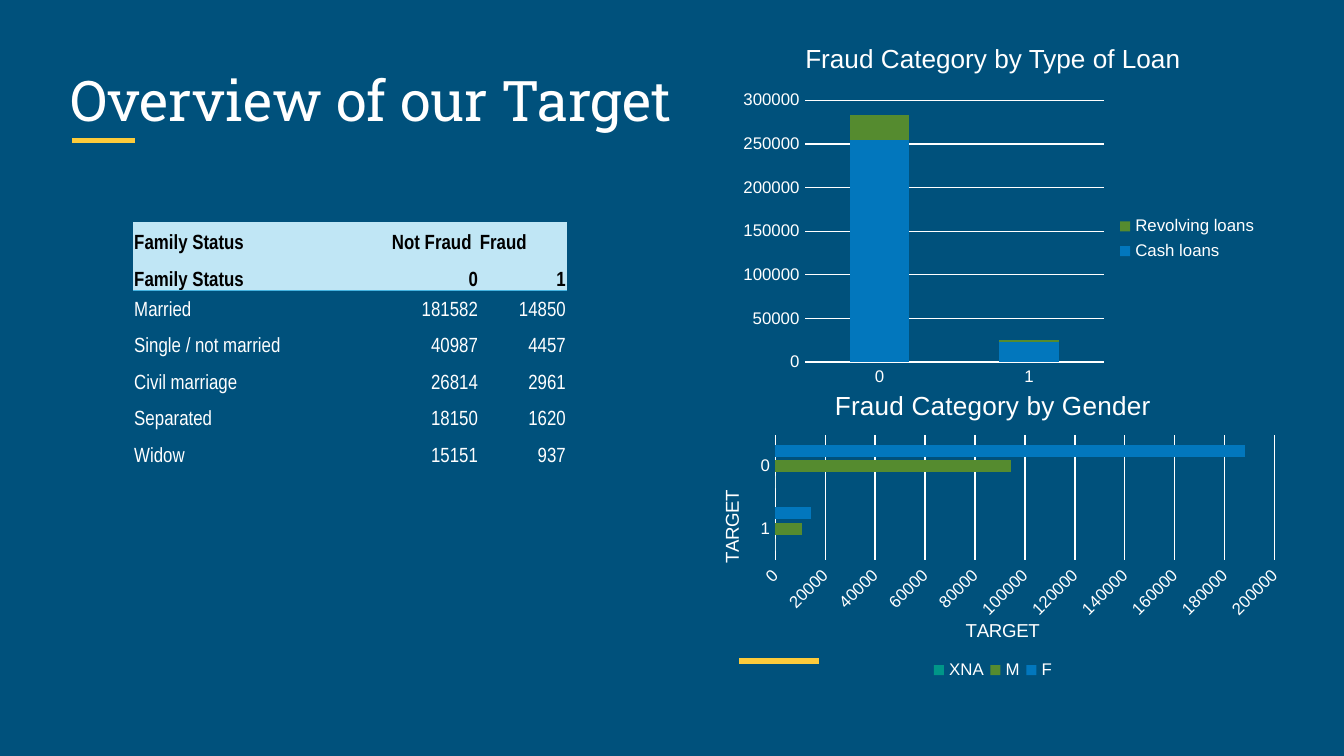
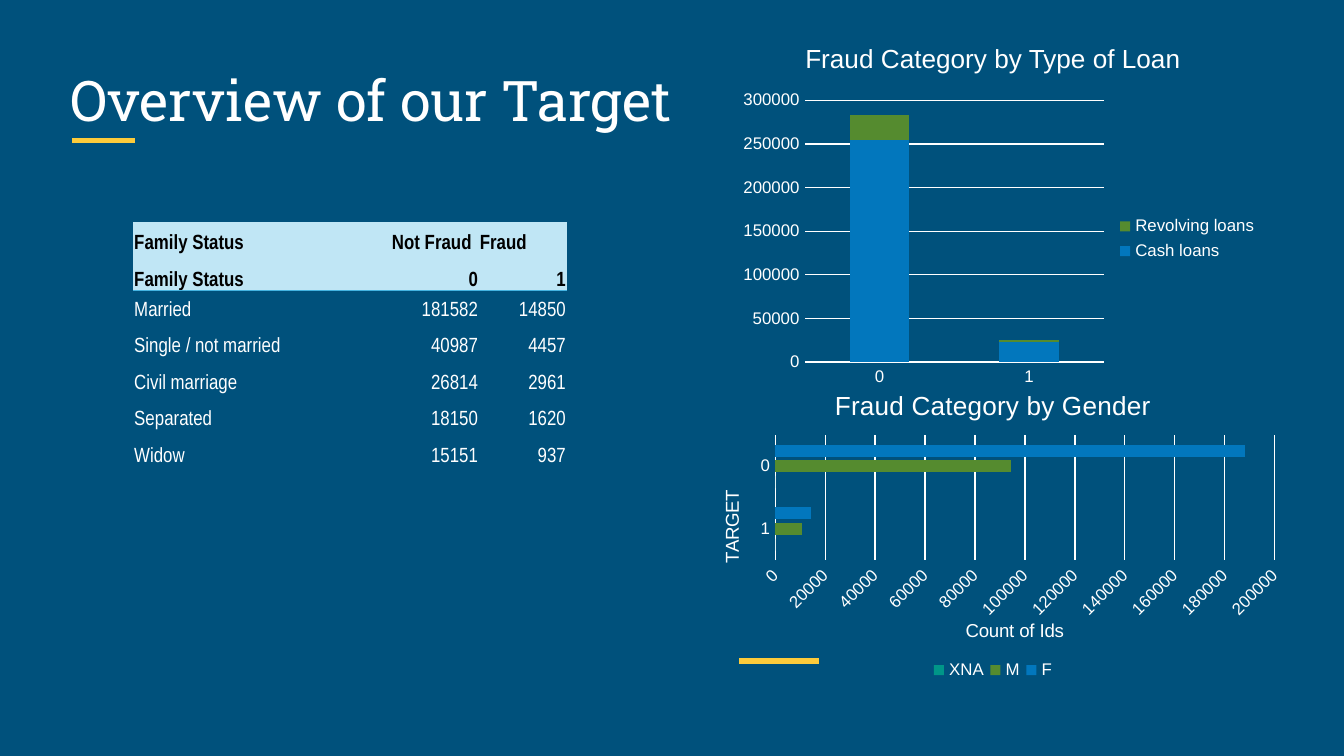
Before and after one commit to leandro-sartini/AISCB_FraudDetection, a slide deck: slide 7 of reports/Week 4 Presentation/Compiled Presentation 1.pptx. Drawn at 1344x756 pixels with LibreOffice and Linux fonts; fonts in the diff are those of the drawing; background and template pictures are left out. Boxes give left, top, right and bottom in pixels: in the first picture for what was removed or moved away, otherwise in the second. Text is boxed around its words. In the diff, an @@ line names an element or a change of style, - is before the commit and + after.

```diff
--- a/reports/Week 4 Presentation/Compiled Presentation 1.pptx
+++ b/reports/Week 4 Presentation/Compiled Presentation 1.pptx
@@ bar chart at box(692, 371, 1293, 720) @@
@@ value axis title "TARGET " to "Count of Ids " @@
```
Also in this commit, not shown: 3 other slides changed.
